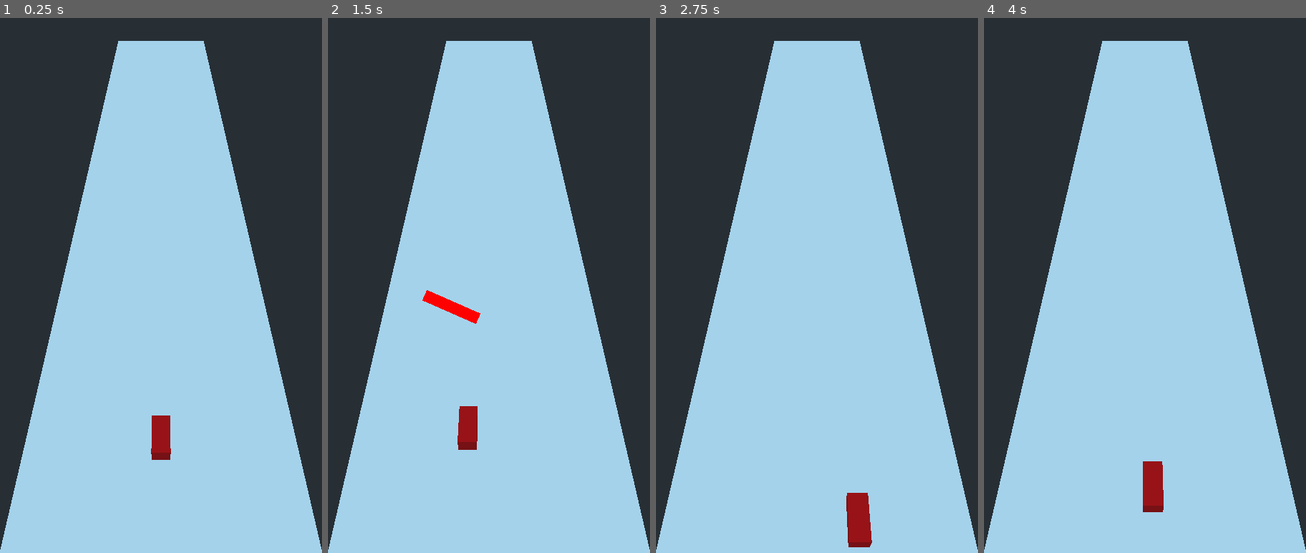
Above: before the commit, frames 1-4 (left to right).
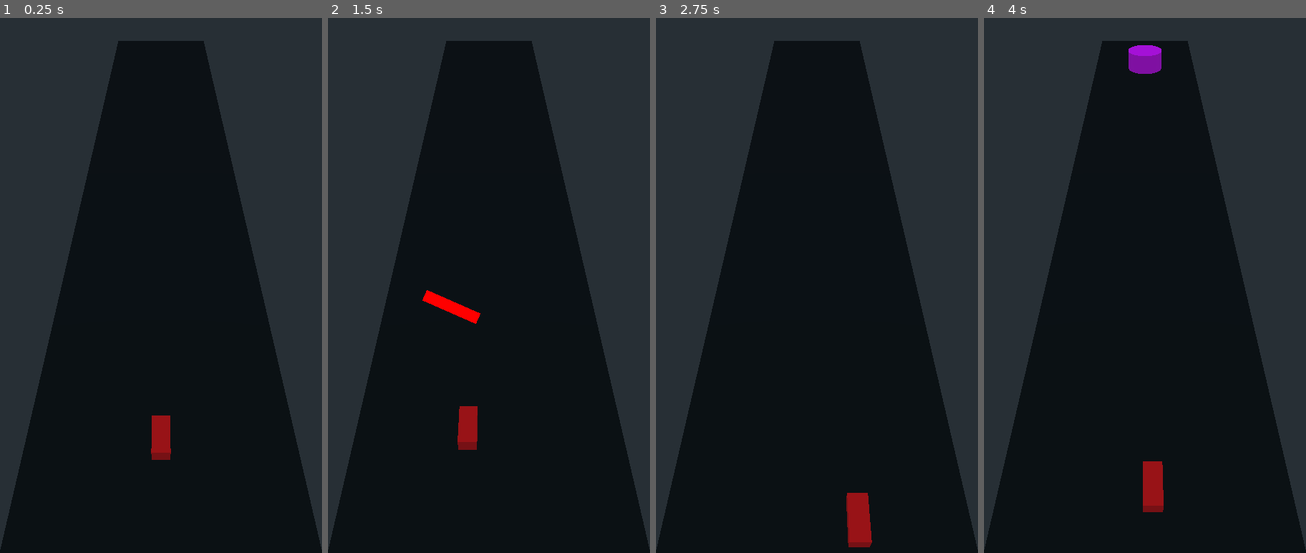
Above: after the commit, the same moments.

Repository: Denkkou/Gravity-Well-Prototype
Game: Godot game, scene res://Environment.tscn
Two runs of this game, one before a commit and one after it. Both use one fixed random seed, a clock stepped at 60 frames per second and the inputs below.
Inputs (mouse positions are in pixels of both pictures, inside the frame that each line leads up to):
- Up to frame 1 (0.25 s): no input
- Up to frame 2 (1.5 s): drag from (585, 365) to (521, 141) at 0.52 s; drag from (424, 296) to (585, 365) at 1.27 s
- Up to frame 3 (2.75 s): move the mouse to (849, 141) at 2.02 s; click (849, 141) at 2.17 s
- Up to frame 4 (4 s): tap Enter at 2.75 s; drag from (1128, 381) to (1048, 178) at 2.77 s; move the mouse to (1241, 355) at 3.52 s; click (1241, 355) at 3.67 s

The runs differ from the first frame. In frame 1, 60% of the frame differs, in the area x 0-100%, y 4-100%; in frame 2, 60%; in frame 3, 60%; in frame 4, 60%.

Commit message:
Gravity Well setup
Added Gravity Well spawning, including a waiting room system to recycle objects. Added random time interval selection, structure to introduce the despawn plane code and signalling, and set up spawn point selection.

Diff:
--- a/Environment.tscn
+++ b/Environment.tscn
@@ -1,12 +1,17 @@
-[gd_scene load_steps=8 format=2]
+[gd_scene load_steps=11 format=2]
 
 [ext_resource path="res://Player.gd" type="Script" id=1]
 [ext_resource path="res://VectorCreator.tscn" type="PackedScene" id=2]
+[ext_resource path="res://GravWellSpawner.gd" type="Script" id=3]
+[ext_resource path="res://Gravity Well.tscn" type="PackedScene" id=4]
 
 [sub_resource type="BoxShape" id=1]
 extents = Vector3( 1, 0.0287637, 1 )
 
 [sub_resource type="PlaneMesh" id=2]
+
+[sub_resource type="SpatialMaterial" id=7]
+albedo_color = Color( 0, 0, 0, 1 )
 
 [sub_resource type="CubeMesh" id=3]
 
@@ -27,7 +32,7 @@
 
 [node name="MeshInstance" type="MeshInstance" parent="SceneElements/Floor"]
 mesh = SubResource( 2 )
-material/0 = null
+material/0 = SubResource( 7 )
 
 [node name="Walls" type="Spatial" parent="SceneElements"]
 visible = false
@@ -92,7 +97,39 @@
 shape = SubResource( 5 )
 
 [node name="GravWellSpawner" type="Spatial" parent="."]
-transform = Transform( 1, 0, 0, 0, 1, 0, 0, 0, 1, 0, 0, -17.3575 )
+transform = Transform( 1, 0, 0, 0, 1, 0, 0, 0, 1, 0, 0, -18.3575 )
+script = ExtResource( 3 )
+_gravity_well_wr = NodePath("../GravWellWaitingRoom")
+
+[node name="SpawnPoint1" type="Position3D" parent="GravWellSpawner"]
+transform = Transform( 1, 0, 0, 0, 1, 0, 0, 0, 1, -2, 0, 1 )
+
+[node name="SpawnPoint2" type="Position3D" parent="GravWellSpawner"]
+transform = Transform( 1, 0, 0, 0, 1, 0, 0, 0, 1, 0, 0, 1 )
+
+[node name="SpawnPoint3" type="Position3D" parent="GravWellSpawner"]
+transform = Transform( 1, 0, 0, 0, 1, 0, 0, 0, 1, 2, 0, 1 )
 
 [node name="VectorCreator" parent="." instance=ExtResource( 2 )]
+
+[node name="GravWellWaitingRoom" type="Spatial" parent="."]
+transform = Transform( 1, 0, 0, 0, 1, 0, 0, 0, 1, 0, -4, 0 )
+
+[node name="Gravity Well" parent="GravWellWaitingRoom" instance=ExtResource( 4 )]
+
+[node name="Gravity Well2" parent="GravWellWaitingRoom" instance=ExtResource( 4 )]
+
+[node name="Gravity Well3" parent="GravWellWaitingRoom" instance=ExtResource( 4 )]
+
+[node name="Gravity Well4" parent="GravWellWaitingRoom" instance=ExtResource( 4 )]
+
+[node name="Gravity Well5" parent="GravWellWaitingRoom" instance=ExtResource( 4 )]
+
+[node name="Gravity Well6" parent="GravWellWaitingRoom" instance=ExtResource( 4 )]
+
+[node name="Gravity Well7" parent="GravWellWaitingRoom" instance=ExtResource( 4 )]
+
+[node name="Gravity Well8" parent="GravWellWaitingRoom" instance=ExtResource( 4 )]
+
+[node name="Gravity Well9" parent="GravWellWaitingRoom" instance=ExtResource( 4 )]
 [connection signal="vector_created" from="VectorCreator" to="Player" method="_drag_vector"]
--- /dev/null
+++ b/GravWellSpawner.gd
@@ -0,0 +1,66 @@
+extends Spatial
+
+
+# if gravity well reaches destruction plane
+	# the plane should emit a signal containing info on the well that touched it
+	# this object should receive that signal, and teleport that well into waiting and -1 from total
+	# disable the well's movement via its disable_move function
+
+
+# get reference to waiting room which holds all of the wells to spawn
+export(NodePath) onready var _gravity_well_wr = get_node(_gravity_well_wr) as Spatial
+
+export(int) var _spawn_cap = 5
+export(int) var _time_interval_min = 120
+export(int) var _time_interval_max = 200
+
+var _frames_since_last_spawn = 0
+var _decided_spawn_interval = 0
+var _currently_spawned = 0
+
+var _rng = RandomNumberGenerator.new()
+var _waiting_room
+
+func _ready():
+	_rng.randomize()
+	_waiting_room = _gravity_well_wr.get_children()
+
+
+func _process(delta):
+	_frames_since_last_spawn += 1
+	print(_frames_since_last_spawn)
+	_spawn_well(_time_to_spawn())
+
+
+func _time_to_spawn() -> bool:
+	# if its time to consider spawning, and an interval isnt decided
+	if _frames_since_last_spawn >= _time_interval_min:
+		# decide upon a spawn interval
+		if _decided_spawn_interval == 0:
+			_decided_spawn_interval = _rng.randi_range(_time_interval_min, _time_interval_max)
+			print(_decided_spawn_interval)
+
+	#if that interval is reached, allow spawning
+	if _frames_since_last_spawn == _decided_spawn_interval:
+		return true
+	else:
+		return false
+
+
+func _spawn_well(can_spawn) -> void:
+	if can_spawn == true:
+		# if spawned objects < spawn_cap
+		if _currently_spawned < _spawn_cap:
+			# randomly choose spawn point
+
+			# get child at position (currently_spawned)
+			var gravity_well_to_spawn = _waiting_room[_currently_spawned]
+
+			# spawn child(currently_spawned) at spawn point
+			gravity_well_to_spawn.global_transform = self.global_transform
+			gravity_well_to_spawn.enable_move()
+
+		# reset and move on
+		_frames_since_last_spawn = 0
+		_decided_spawn_interval = 0
+		_currently_spawned += 1
--- /dev/null
+++ b/Gravity Well.gd
@@ -0,0 +1,17 @@
+extends MeshInstance
+
+export(float) var speed = 5
+
+var can_move = false
+
+func _process(delta):
+	if can_move:
+		self.global_translate(Vector3(0, 0, speed * delta))
+
+
+# to be controlled externally
+func enable_move():
+	can_move = true
+
+func disable_move():
+	can_move = false
--- a/Gravity Well.tscn
+++ b/Gravity Well.tscn
@@ -1,17 +1,13 @@
 [gd_scene load_steps=4 format=2]
 
-[ext_resource path="res://gravwell.gd" type="Script" id=1]
+[ext_resource path="res://Gravity Well.gd" type="Script" id=1]
 
-[sub_resource type="CylinderMesh" id=7]
+[sub_resource type="CylinderMesh" id=6]
 
 [sub_resource type="SpatialMaterial" id=8]
-albedo_color = Color( 0.662745, 0.352941, 0.972549, 1 )
+albedo_color = Color( 1, 0, 0.913725, 1 )
 
-[node name="Gravity Well" type="Spatial"]
-transform = Transform( 0.7, 0, 0, 0, 0.5, 0, 0, 0, 0.7, 0, 0, 0 )
+[node name="Gravity Well" type="MeshInstance"]
+mesh = SubResource( 6 )
+material/0 = SubResource( 8 )
 script = ExtResource( 1 )
-
-[node name="MeshInstance" type="MeshInstance" parent="."]
-layers = 2
-mesh = SubResource( 7 )
-material/0 = SubResource( 8 )
--- a/Player.gd
+++ b/Player.gd
@@ -18,7 +18,7 @@
 	_velocity.z += drag # illusion of flying forward
 	_velocity = move_and_slide(_velocity, Vector3.UP)
 	#print(_velocity)
-	print(_move_vector)
+	#print(_move_vector)
 
 
 # apply the _move_vector to the _velocity
